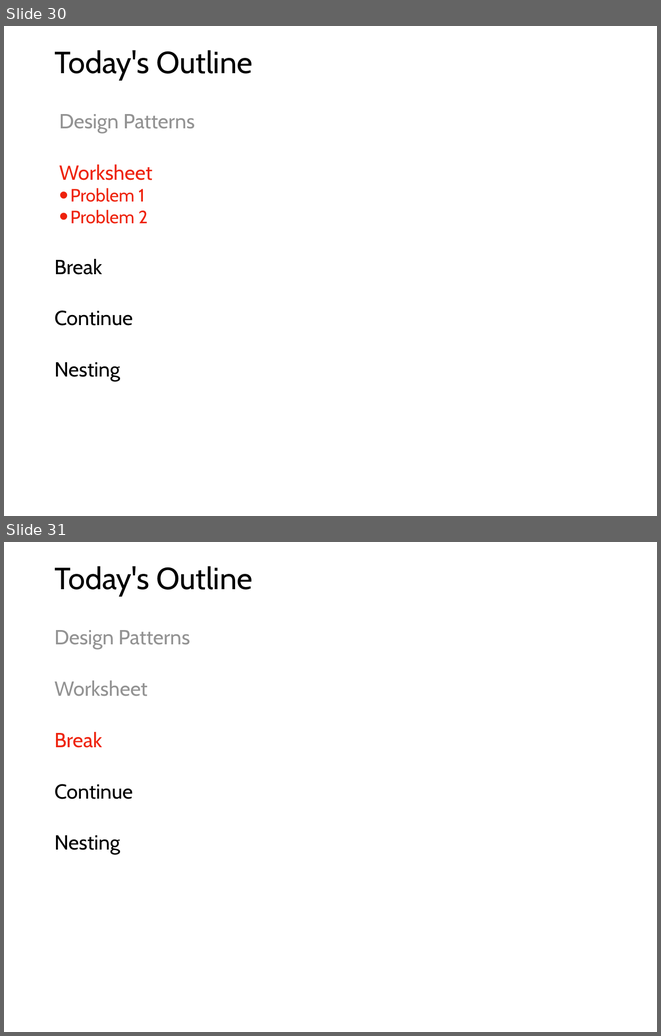
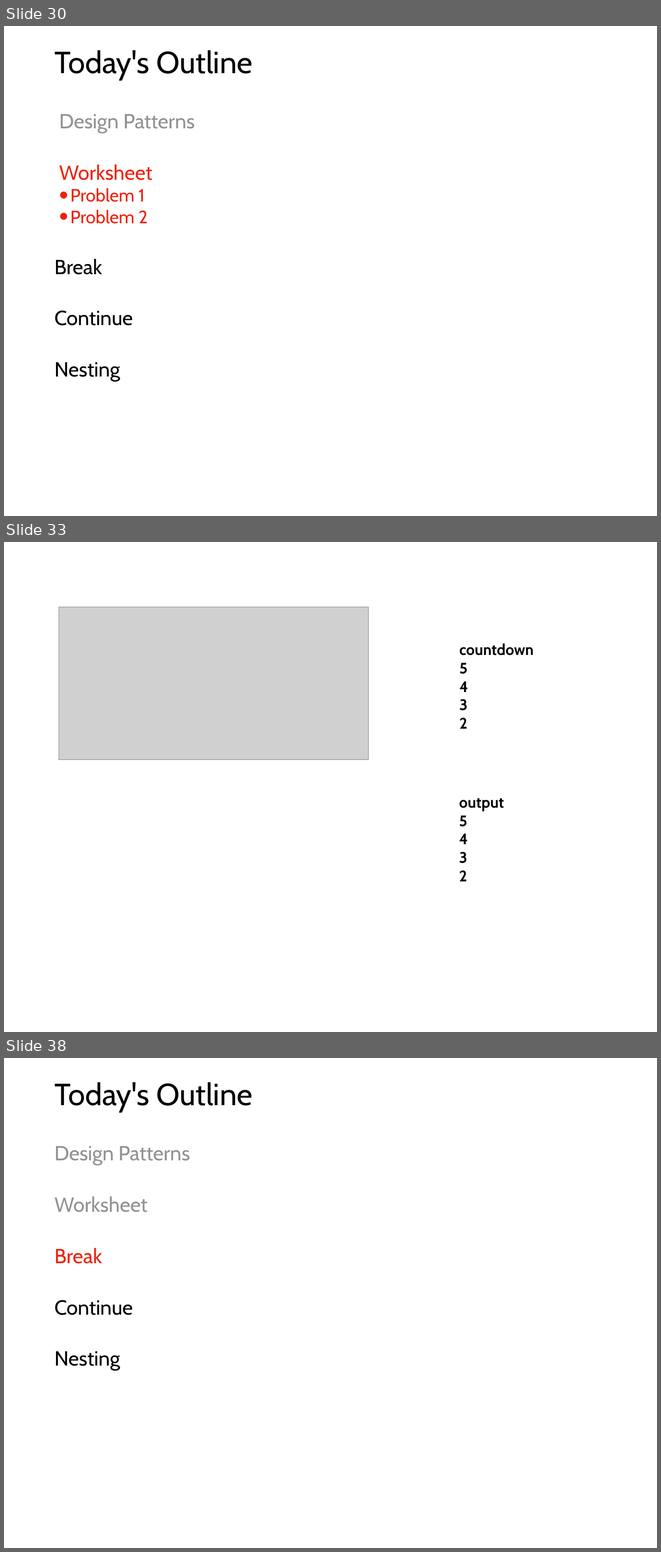
Before and after one commit to tylerharter/caraza-harter-com, a slide deck: tyler/meena/cs220/f20/materials/lec_12_F20.ppt. Shown one above the other, each under a label of ours: slides 30 and 31 before the commit, slides 30, 33 and 38 after it; the slides between them are not shown. The pictures are 661x1036 and 661x1552 pixels, drawn with LibreOffice and Linux fonts; fonts in the diff are those of the drawing; grey boxes stand for pictures. Boxes give left, top, right and bottom in pixels: in the first picture for what was removed or moved away, otherwise in the second. Text is boxed around its words. In the diff, an @@ line names an element or a change of style, - is before the commit and + after.

```diff
--- a/tyler/meena/cs220/f20/materials/lec_12_F20.ppt
+++ b/tyler/meena/cs220/f20/materials/lec_12_F20.ppt
@@ slide 33 added at (x1=4, y1=542, x2=657, y2=1032), background #FFFFFF @@
@@ picture added at (x1=59, y1=607, x2=368, y2=760) @@
@@ text added at (x1=459, y1=643, x2=533, y2=729), 24 pt, text #000000, bold @@
+countdown
+5
+4
+3
+2
@@ text added at (x1=459, y1=798, x2=504, y2=881), 24 pt, text #000000, bold @@
+output
+5
+4
+3
+2
@@ what was slide 31 is now slide 38 @@
```
Also in this commit, not shown: 2 slides changed, 14 other slides added.
